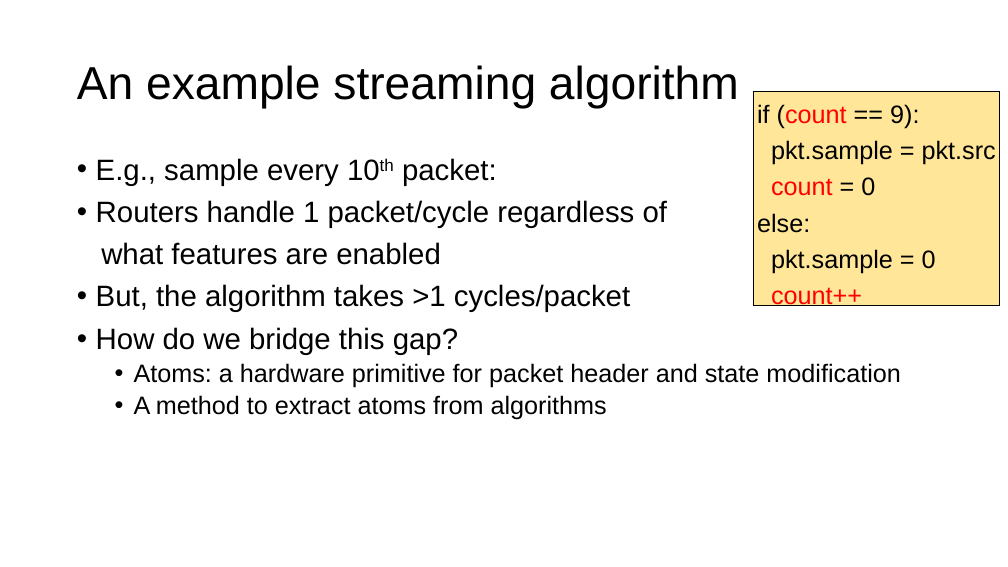
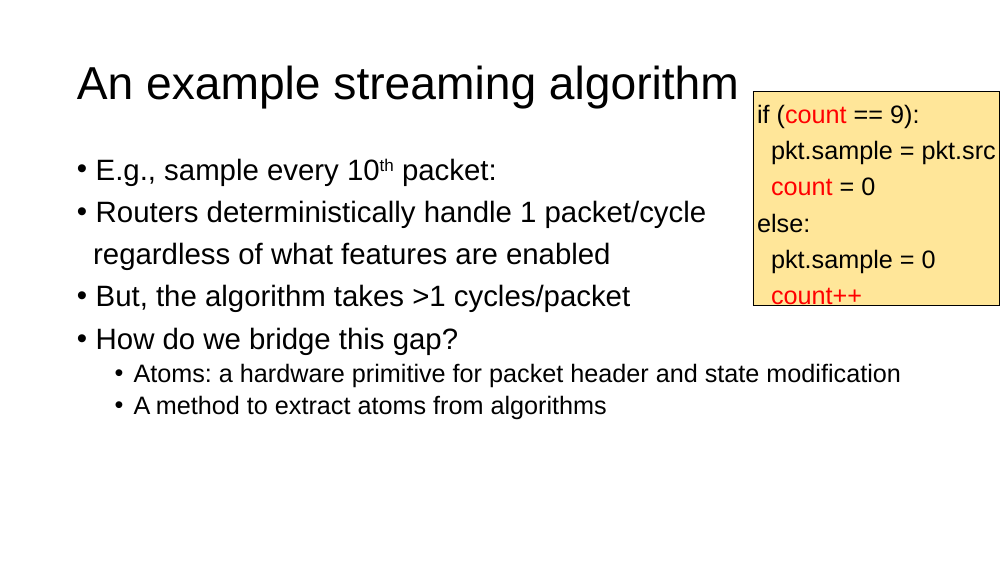
Before and after one commit to anirudhSK/pifo-domino-marple-ppts, a slide deck: slide 28 of combined_domino_pifo.pptx. Drawn at 1008x567 pixels with LibreOffice and Linux fonts; fonts in the diff are those of the drawing. Boxes give left, top, right and bottom in pixels: in the first picture for what was removed or moved away, otherwise in the second. Text is boxed around its words. In the diff, an @@ line names an element or a change of style, - is before the commit and + after.

```diff
--- a/combined_domino_pifo.pptx
+++ b/combined_domino_pifo.pptx
@@ text at (93, 200, 707, 270): text changed @@
-• Routers handle 1 packet/cycle regardless of
-what features are enabled
+• Routers deterministically handle 1 packet/cycle
+regardless of what features are enabled
```
Also in this commit, not shown: 2 other slides changed.
